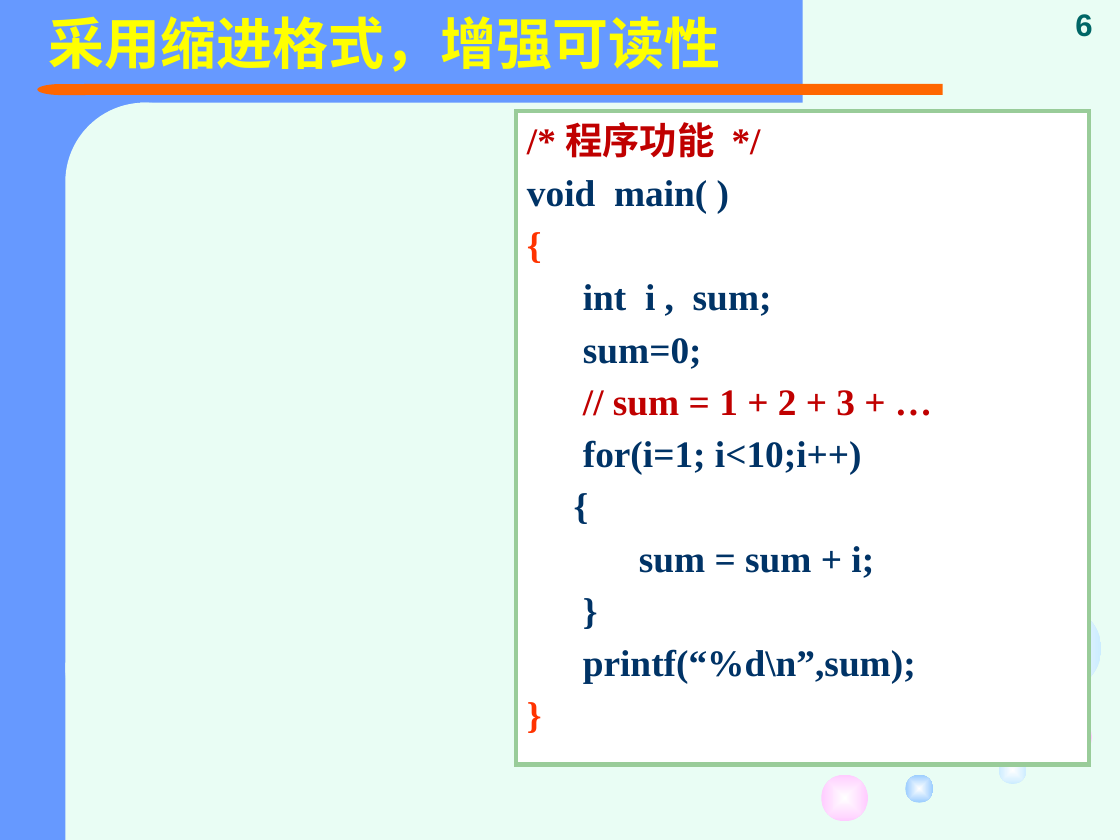
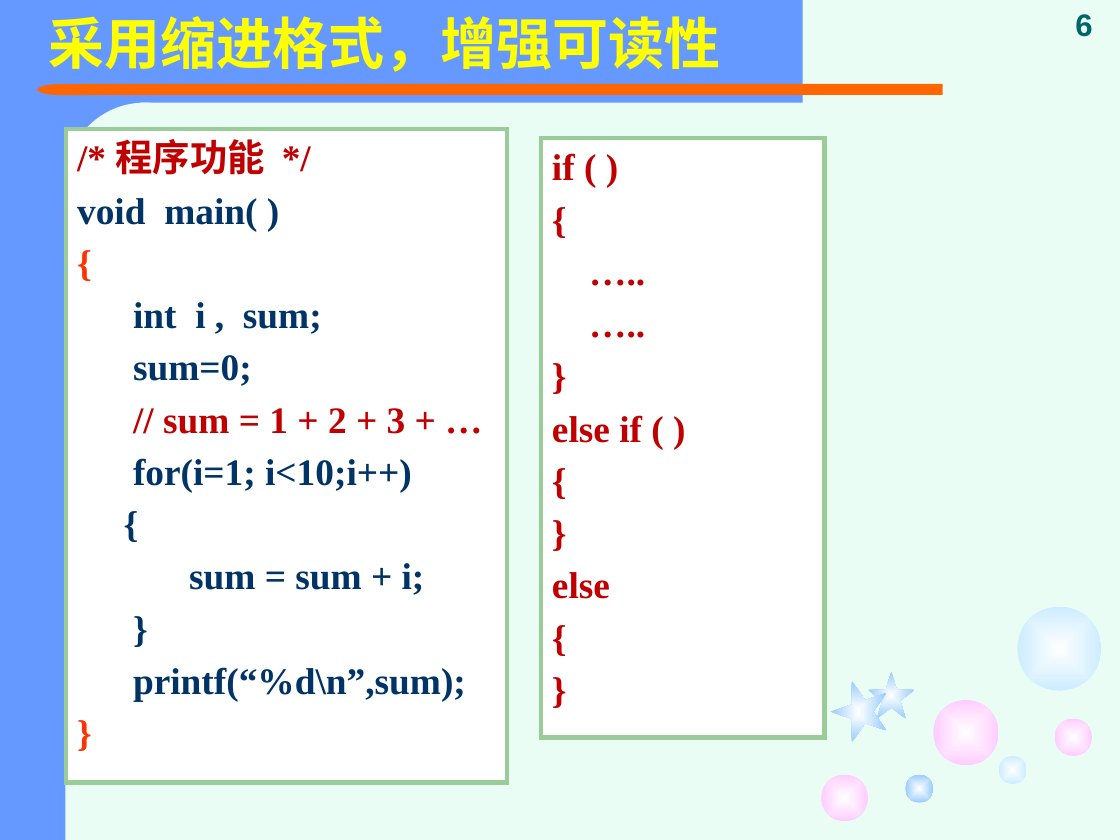
Before and after one commit to jtrfid/C-Repositories, a slide deck: slide 6 of 2015备课/课件/上机常见错误.pptx. Drawn at 1120x840 pixels with LibreOffice and Linux fonts; fonts in the diff are those of the drawing. Boxes give left, top, right and bottom in pixels: in the first picture for what was removed or moved away, otherwise in the second. Text is boxed around its words. In the diff, an @@ line names an element or a change of style, - is before the commit and + after.

Commit message:
修订上机常见错误

```diff
--- a/2015备课/课件/上机常见错误.pptx
+++ b/2015备课/课件/上机常见错误.pptx
@@ rectangle "/* 程序功能 */": place and size @@
-rectangle "/* 程序功能 */" at bbox=[516, 111, 1090, 765]
+rectangle "/* 程序功能 */" at bbox=[66, 129, 507, 783]
@@ rectangle added at bbox=[541, 138, 824, 737], fill #FFFFFF, outline #99CC99 3 pt, 24 pt, text #C00000, bold @@
+if ( )
+{
+…..
+…..
+}
+else if ( )
+{
+}
+else
+{
+}
@@ star added at bbox=[831, 681, 887, 741], fill gradient #FFFFFF to #99CCFF @@
@@ star added at bbox=[868, 672, 915, 719], fill gradient #FFFFFF to #99CCFF @@
```
